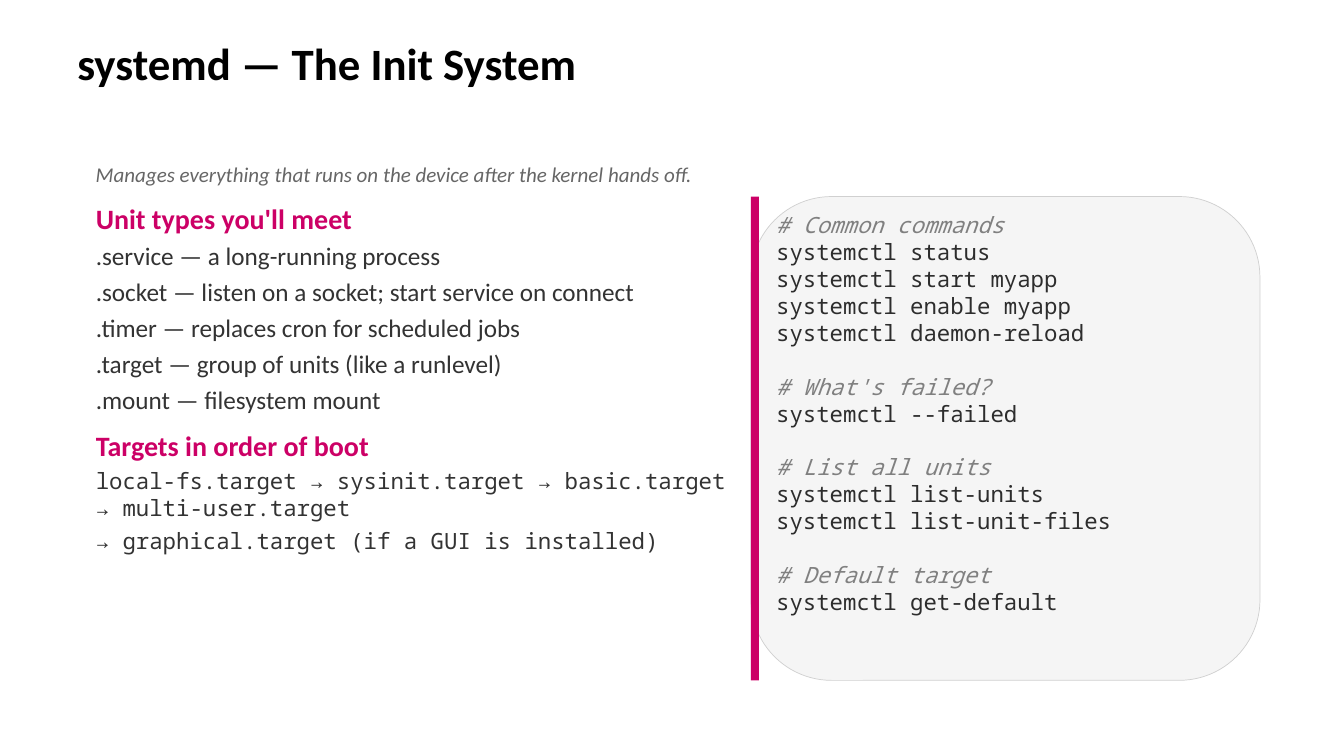
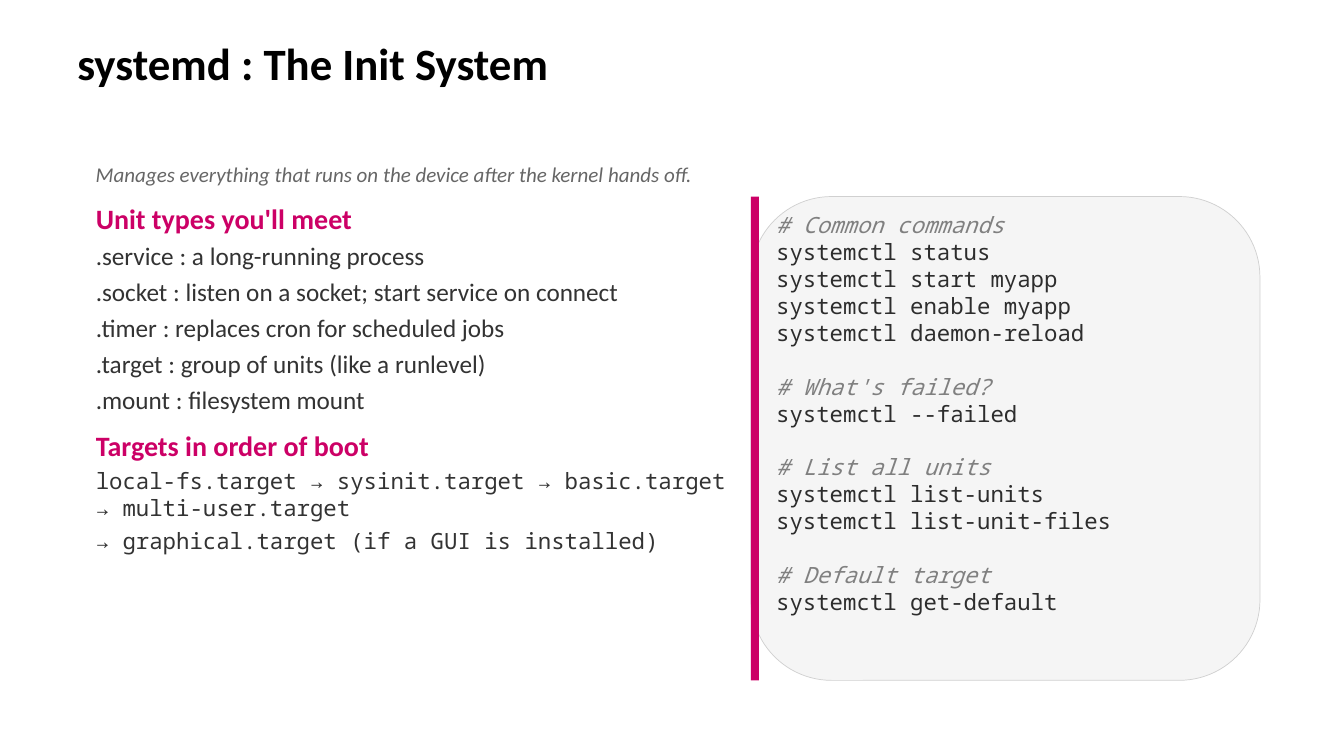
Before and after one commit to EmertxeInfoTech/Allegion-Training-Materials, a slide deck: slide 3 of yocto_training_all_session_decks/session_decks/D1S3_Linux_Fundamentals_Part2.pptx. Drawn at 1344x756 pixels with LibreOffice and Linux fonts; fonts in the diff are those of the drawing; background and template pictures are left out. Boxes give left, top, right and bottom in pixels: in the first picture for what was removed or moved away, otherwise in the second. Text is boxed around its words. In the diff, an @@ line names an element or a change of style, - is before the commit and + after.

```diff
--- a/yocto_training_all_session_decks/session_decks/D1S3_Linux_Fundamentals_Part2.pptx
+++ b/yocto_training_all_session_decks/session_decks/D1S3_Linux_Fundamentals_Part2.pptx
@@ title at bbox=[77, 48, 548, 87]: text changed @@
-systemd — The Init System
+systemd : The Init System
@@ text at bbox=[96, 247, 618, 413]: text changed @@
-.service — a long-running process
-.socket — listen on a socket; start service on connect
-.timer — replaces cron for scheduled jobs
-.target — group of units (like a runlevel)
-.mount — filesystem mount
+.service : a long-running process
+.socket : listen on a socket; start service on connect
+.timer : replaces cron for scheduled jobs
+.target : group of units (like a runlevel)
+.mount : filesystem mount
```
Also in this commit, not shown: 5 other slides changed, 12 other files.
